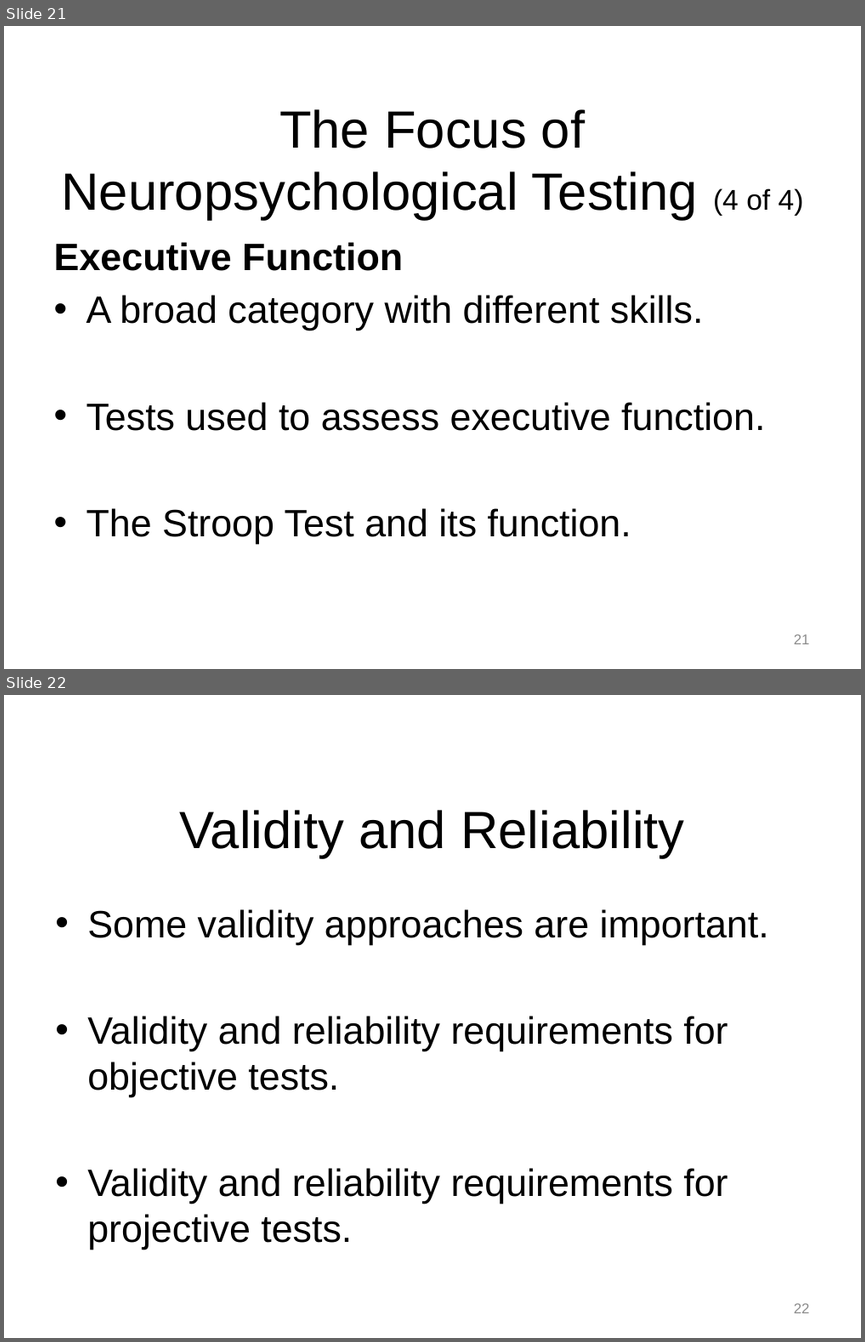
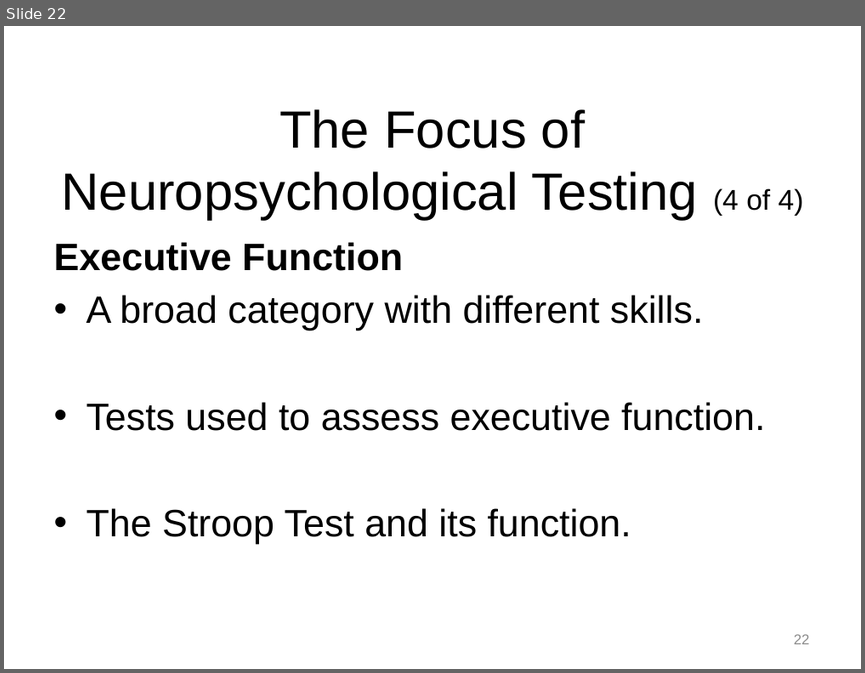
Before and after one commit to npm27/Teaching-Materials, a slide deck: Tests and Eval/Fall 26/Slides/10 Chapter 10.pptx. Shown one above the other, each under a label of ours: slides 21 and 22 before the commit, slide 22 after it. The pictures are 865x1342 and 865x673 pixels, drawn with LibreOffice and Linux fonts; fonts in the diff are those of the drawing. Boxes give left, top, right and bottom in pixels: in the first picture for what was removed or moved away, otherwise in the second. Text is boxed around its words. In the diff, an @@ line names an element or a change of style, - is before the commit and + after.

```diff
--- a/Tests and Eval/Fall 26/Slides/10 Chapter 10.pptx
+++ b/Tests and Eval/Fall 26/Slides/10 Chapter 10.pptx
@@ slide 22 removed at bbox=[4, 695, 861, 1338], background #FFFFFF @@
@@ title removed at bbox=[179, 810, 684, 857] @@
-Validity and Reliability
@@ text removed at bbox=[87, 909, 769, 1249] @@
-• Some validity approaches are important.
-• Validity and reliability requirements for objective tests.
-• Validity and reliability requirements for projective tests.
@@ page number removed at bbox=[794, 1303, 810, 1313] @@
-22
@@ what was slide 21 is now slide 22 @@
@@ page number at bbox=[794, 634, 810, 644]: text changed @@
-21
+22
```
Also in this commit, not shown: 6 slides changed, 6 slides added, 1 other slide removed, 1 other file.
